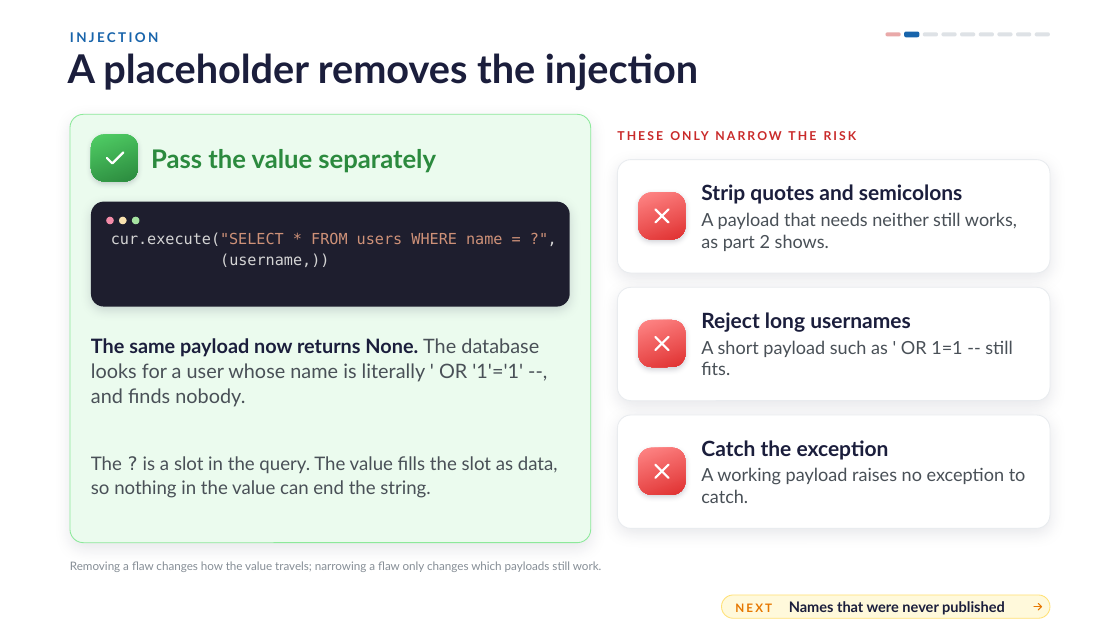
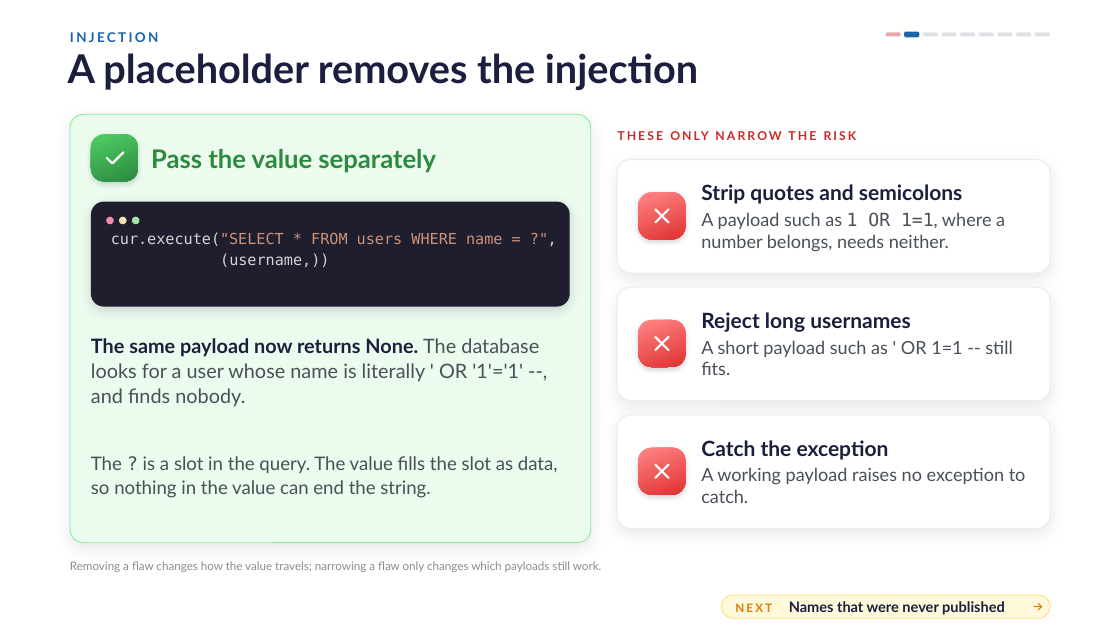
Before and after one commit to danielcregg/ai-assisted-programming, a slide deck: slide 11 of lectures-and-labs/week08/security-lecture.pptx (slide 10 before the commit). Drawn at 1120x630 pixels with LibreOffice and Linux fonts; fonts in the diff are those of the drawing; background and template pictures are left out. Boxes give left, top, right and bottom in pixels: in the first picture for what was removed or moved away, otherwise in the second. Text is boxed around its words. In the diff, an @@ line names an element or a change of style, - is before the commit and + after.

```diff
--- a/lectures-and-labs/week08/security-lecture.pptx
+++ b/lectures-and-labs/week08/security-lecture.pptx
@@ text at <box>701,212,1005,252</box>: text changed @@
-A payload that needs neither still works, as part 2 shows.
+A payload such as 1 OR 1=1, where a number belongs, needs neither.
```
Also in this commit, not shown: 11 other slides changed, 2 slides added, 1 other file.
